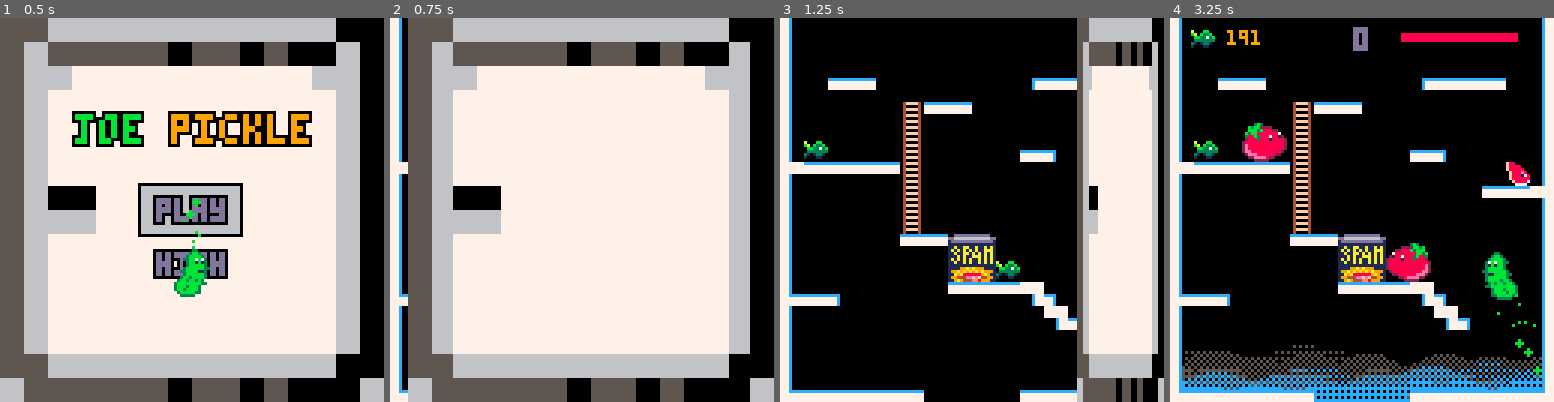
Above: before the commit, frames 1-4 (left to right).
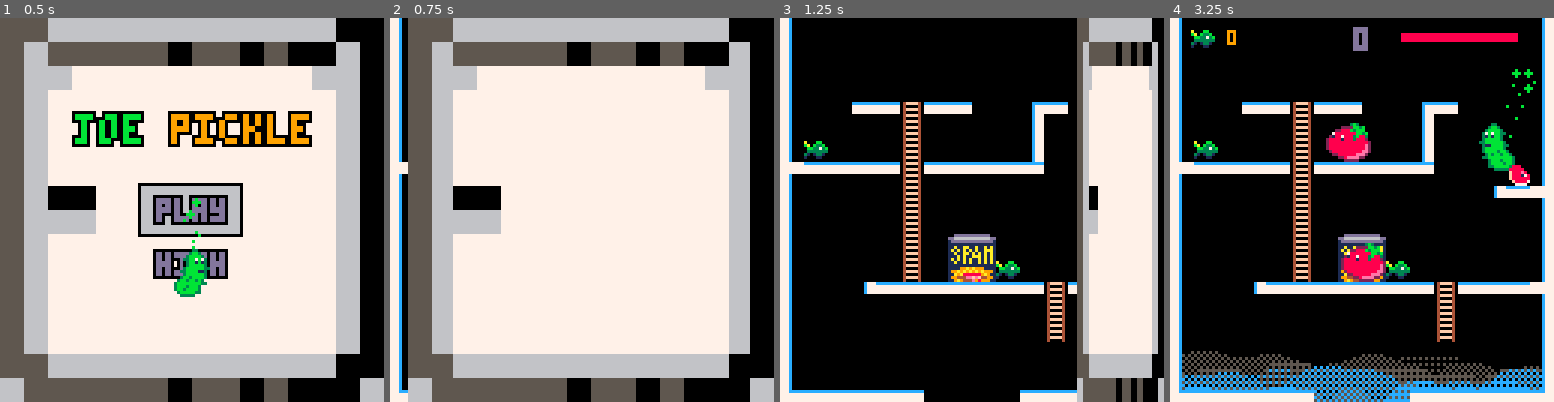
Above: after the commit, the same moments.

Repository: Niarkou/Open-jam-2018
Game: PICO-8 cartridge Openjam2018.p8
Two runs of this game, one before a commit and one after it. Both use one fixed random seed, a clock stepped at 60 frames per second and the inputs below.
Inputs:
- Up to frame 1 (0.5 s): tap X (X key) at 0.33 s
- Up to frame 2 (0.75 s): tap O (Z key) at 0.7 s
- Up to frame 3 (1.25 s): tap X (X key) at 1.07 s
- Up to frame 4 (3.25 s): hold Right 1.6-2.1 s; tap O (Z key) every 0.4 s from 1.7 to 2.9 s; tap X (X key) at 1.85, 2.97 s; hold Up 2.15-2.42 s; hold Right 2.47-3.03 s; hold Left from 3.08 s (still down)

Frame 1 is identical in both runs. In frame 2, less than 0.1% of the frame differs, in the area x 2-5%, y 71-75%; in frame 3, 5.7%; in frame 4, 14%, in the area x 2-98%, y 3-100%.

Commit message:
Tweak levels.

Diff:
--- a/Openjam2018.p8
+++ b/Openjam2018.p8
@@ -695,10 +695,10 @@
 c7760000040000400000003bbbbb30001a1a1a1a1a11aaa10077cccccccc77000f888888310133100000003bb30000005677777777777760000bbb3b88822000
 c776000004ffff40000003bbbbbb330011a11aa1a1a1a1a107cccccccccccc6000f8888710001100000003bbbb300000567777777777776000b3bb8888888700
 c666000004000040000033bbbb113000111a1a11aaa1a1a107cccccccccc6d600007777000000000000003bb7b730000560077777777776000388b3888788120
-0000000000000000000003bbbbbb30001a1a1a1a11a1a1a107cccccccccc6c60000c000000444400000003bb1b13000056667777777777600028883888188882
-000000000000000000003bb3bbbb300011a11a1a11a1a1a107cccccccccc6d60000c000004979740000003bbbbb3000056777777777777600288888888888882
-00000000000000000003bb3bb3b30000111111111111111107cccccccccc6c6000cc100047aaaa7400003bbbbbb33000567777777777776002e8888888888882
-0000000000000000003bbbbbbbb33000111199a9a999111107cccccccccc6d600c7cd100494a4a9400033bbb11130000567777777777776002e8888888888882
+04ffff4000000000000003bbbbbb30001a1a1a1a11a1a1a107cccccccccc6c60000c000000444400000003bb1b13000056667777777777600028883888188882
+040000400000000000003bb3bbbb300011a11a1a11a1a1a107cccccccccc6d60000c000004979740000003bbbbb3000056777777777777600288888888888882
+04ffff40000000000003bb3bb3b30000111111111111111107cccccccccc6c6000cc100047aaaa7400003bbbbbb33000567777777777776002e8888888888882
+0400004000000000003bbbbbbbb33000111199a9a999111107cccccccccc6d600c7cd100494a4a9400033bbb11130000567777777777776002e8888888888882
 0000000004ffff40003bbb3bbb300000199a9a9a9a9a999107cccccccccc6c60c7cccd1049aaaa740003bb3bbbb30000567777777777776002ee888888888820
 0000000004000040003bb3bbbb30000011a9a8888889a91107c6666666666d60c7cccd1049a4aa94003bb3bb3b3000005677777777777760002eee8888882200
 0000000004ffff400003bbbbb3300000199444eefef44991007cdcdcdcdcd6000c7cd10004999740003bbbbbbb300000556666666666660000022eeee8220000
@@ -713,23 +713,23 @@
 00000000000000000000000000000000000000000000000000000000000000000000000000000000000000000000000000000000000000000000000000000000
 00000000000000000000000000000000000000000000000000000000000000000000000000000000000000000003333300000000000000000000000000000000
 __gff__
-000f0f01020408030c0a050d0e0b0709061f000000000c0c0000000000000000001c000000000f0f00000000000000000000000000000000000000000000000000000000000000000000000000000000000000000000000000000000000000000000000000000000000000000000000000000000000000000000000000000000
+000f0f01020408030c0a050d0e0b0709061f000000000c0c0000000000000000131c000000000f0f00000000000000000000000000000000000000000000000000000000000000000000000000000000000000000000000000000000000000000000000000000000000000000000000000000000000000000000000000000000
 0000000000000000000000000000000000000000000000000000000000000000000000000000000000000000000000000000000000000000000000000000000000000000000000000000000000000000000000000000000000000000000000000000000000000000000000000000000000000000000000000000000000000000
 __map__
 0a00000000000000000000000000000900000000000000000000000000000000000000000000000000000000000000000000000000000000000000000000000000000000000000000000000000000000000000000000000000000000000000000000000000000000000000000000000000000000000000000000000000000000
 0a00000000000000000000000000000900000000000000000000000000000000000000000000000000000000000000000000000000000000000000000000000000000000000000000000000000000000000000000000000000000000000000000000000000000000000000000000000000000000000000000000000000000000
-0a00080800000000000006080808000900000000000000000000000000000000000000000000000000000000000000000000000000000000000000000000000000000000000000000000000000000000000000000000000000000000000000000000000000000000000000000000000000000000000000000000000000000000
-0a00000000210808000000000000000900000000000000000000000000000000000000000000000000000000000000000000000000000000000000000000000000000000000000000000000000000000000000000000000000000000000000000000000000000000000000000000000000000000000000000000000000000000
+0a00000000000000000000000000000900000000000000000000000000000000000000000000000000000000000000000000000000000000000000000000000000000000000000000000000000000000000000000000000000000000000000000000000000000000000000000000000000000000000000000000000000000000
+0a00000808210808000006080000000900000000000000000000000000000000000000000000000000000000000000000000000000000000000000000000000000000000000000000000000000000000000000000000000000000000000000000000000000000000000000000000000000000000000000000000000000000000
+0a00000000110000000009000000000900000000000000000000000000000000000000000000000000000000000000000000000000000000000000000000000000000000000000000000000000000000000000000000000000000000000000000000000000000000000000000000000000000000000000000000000000000000
+0a19000000110000000009000000000900000000000000000000000000000000000000000000000000000000000000000000000000000000000000000000000000000000000000000000000000000000000000000000000000000000000000000000000000000000000000000000000000000000000000000000000000000000
+0e07070707110707070707000000180900000000000000000000000000000000000000000000000000000000000000000000000000000000000000000000000000000000000000000000000000000000000000000000000000000000000000000000000000000000000000000000000000000000000000000000000000000000
+0a00000000110000000000000004070d00000000000000000000000000000000000000000000000000000000000000000000000000000000000000000000000000000000000000000000000000000000000000000000000000000000000000000000000000000000000000000000000000000000000000000000000000000000
 0a00000000110000000000000000000900000000000000000000000000000000000000000000000000000000000000000000000000000000000000000000000000000000000000000000000000000000000000000000000000000000000000000000000000000000000000000000000000000000000000000000000000000000
-0a19000000110000000008050000000900000000000000000000000000000000000000000000000000000000000000000000000000000000000000000000000000000000000000000000000000000000000000000000000000000000000000000000000000000000000000000000000000000000000000000000000000000000
-0e07070707110000000000000000180900000000000000000000000000000000000000000000000000000000000000000000000000000000000000000000000000000000000000000000000000000000000000000000000000000000000000000000000000000000000000000000000000000000000000000000000000000000
-0a00000000110000000000000007070d00000000000000000000000000000000000000000000000000000000000000000000000000000000000000000000000000000000000000000000000000000000000000000000000000000000000000000000000000000000000000000000000000000000000000000000000000000000
-0a00000000110000000000000000000900000000000000000000000000000000000000000000000000000000000000000000000000000000000000000000000000000000000000000000000000000000000000000000000000000000000000000000000000000000000000000000000000000000000000000000000000000000
-0a00000000070714150000000000000900000000000000000000000000000000000000000000000000000000000000000000000000000000000000000000000000000000000000000000000000000000000000000000000000000000000000000000000000000000000000000000000000000000000000000000000000000000
-0a00000000000024251900000000000900000000000000000000000000000000000000000000000000000000000000000000000000000000000000000000000000000000000000000000000000000000000000000000000000000000000000000000000000000000000000000000000000000000000000000000000000000000
-0b0805000000000707070d050000000900000000000000000000000000000000000000000000000000000000000000000000000000000000000000000000000000000000000000000000000000000000000000000000000000000000000000000000000000000000000000000000000000000000000000000000000000000000
-0a000000000000000000000d0500000900000000000000000000000000000000000000000000000000000000000000000000000000000000000000000000000000000000000000000000000000000000000000000000000000000000000000000000000000000000000000000000000000000000000000000000000000000000
-0a00000000000000000000000000000900000000000000000000000000000000000000000000000000000000000000000000000000000000000000000000000000000000000000000000000000000000000000000000000000000000000000000000000000000000000000000000000000000000000000000000000000000000
+0a00000000110014150000000000000900000000000000000000000000000000000000000000000000000000000000000000000000000000000000000000000000000000000000000000000000000000000000000000000000000000000000000000000000000000000000000000000000000000000000000000000000000000
+0a00000000110024251900000000000900000000000000000000000000000000000000000000000000000000000000000000000000000000000000000000000000000000000000000000000000000000000000000000000000000000000000000000000000000000000000000000000000000000000000000000000000000000
+0a00000407070707070707110707070d00000000000000000000000000000000000000000000000000000000000000000000000000000000000000000000000000000000000000000000000000000000000000000000000000000000000000000000000000000000000000000000000000000000000000000000000000000000
+0a00000000000000000000110000000900000000000000000000000000000000000000000000000000000000000000000000000000000000000000000000000000000000000000000000000000000000000000000000000000000000000000000000000000000000000000000000000000000000000000000000000000000000
+0a00000000000000000000200000000900000000000000000000000000000000000000000000000000000000000000000000000000000000000000000000000000000000000000000000000000000000000000000000000000000000000000000000000000000000000000000000000000000000000000000000000000000000
 0a00000000000000000000000000000900000000000000000000000000000000000000000000000000000000000000000000000000000000000000000000000000000000000000000000000000000000000000000000000000000000000000000000000000000000000000000000000000000000000000000000000000000000
 0b08080808080000000008080808080c00000000000000000000000000000000000000000000000000000000000000000000000000000000000000000000000000000000000000000000000000000000000000000000000000000000000000000000000000000000000000000000000000000000000000000000000000000000
 0000000000000000000000000000000000000000000000000000000000000000000000000000000000000000000000000000000000000000000000000000000000000000000000000000000000000000000000000000000000000000000000000000000000000000000000000000000000000000000000000000000000000000
